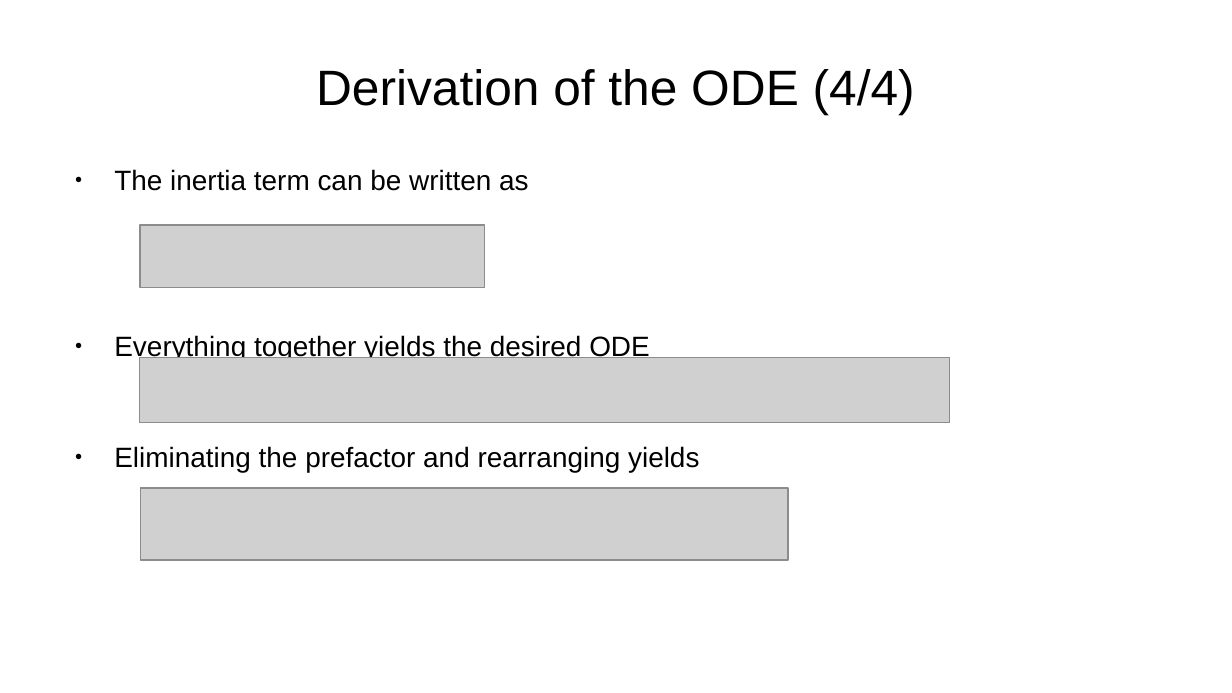
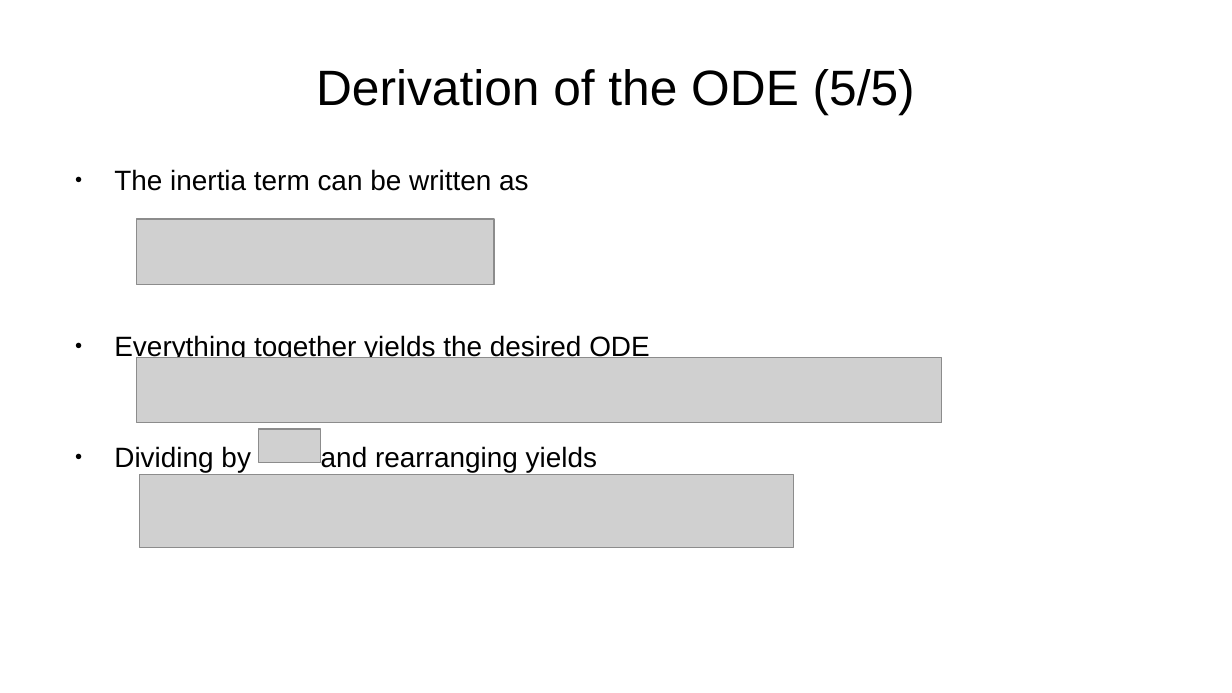
Before and after one commit to ManuelRatz/ratzVKI, a slide deck: slide 8 of Slides/equation_derivation.odp (slide 7 before the commit). Drawn at 1232x693 pixels with LibreOffice and Linux fonts; fonts in the diff are those of the drawing; grey boxes stand for pictures. Boxes give left, top, right and bottom in pixels: in the first picture for what was removed or moved away, otherwise in the second. Text is boxed around its words. In the diff, an @@ line names an element or a change of style, - is before the commit and + after.

```diff
--- a/Slides/equation_derivation.odp
+++ b/Slides/equation_derivation.odp
@@ title at <box>316,69,915,114</box>: text changed @@
-Derivation of the ODE (4/4)
+Derivation of the ODE (5/5)
@@ picture: place and size @@
-picture at <box>140,225,484,287</box>
+picture at <box>136,219,494,284</box>
@@ picture: place and size @@
-picture at <box>140,358,950,423</box>
+picture at <box>136,358,942,423</box>
@@ text at <box>114,446,597,472</box>: text changed @@
-● Eliminating the prefactor and rearranging yields
+● Dividing by and rearranging yields
@@ picture added at <box>259,429,322,463</box> @@
@@ picture: place and size @@
-picture at <box>141,489,788,561</box>
+picture at <box>140,474,794,548</box>
```
Also in this commit, not shown: 4 other slides changed, 3 slides added, 2 slides removed, 4 other files.
